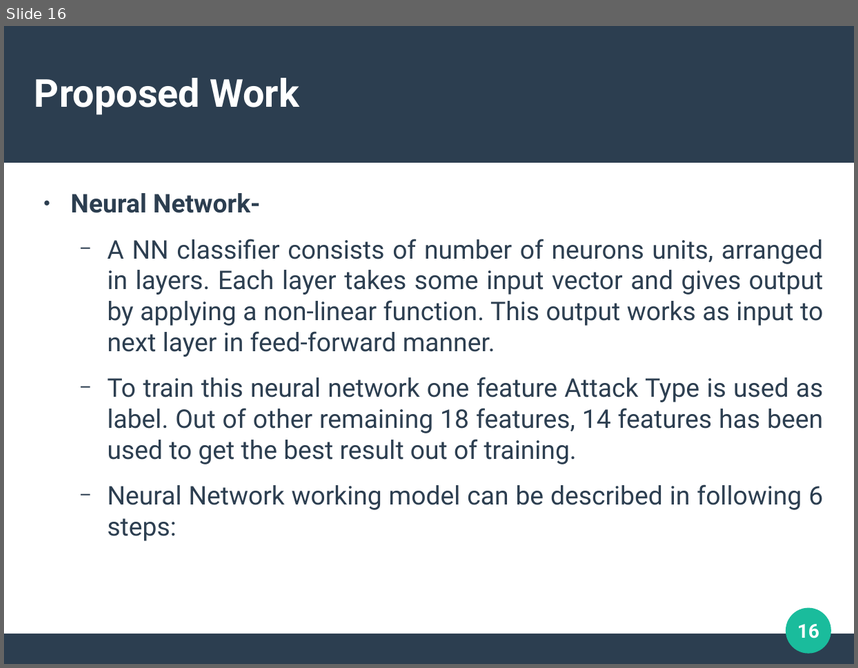
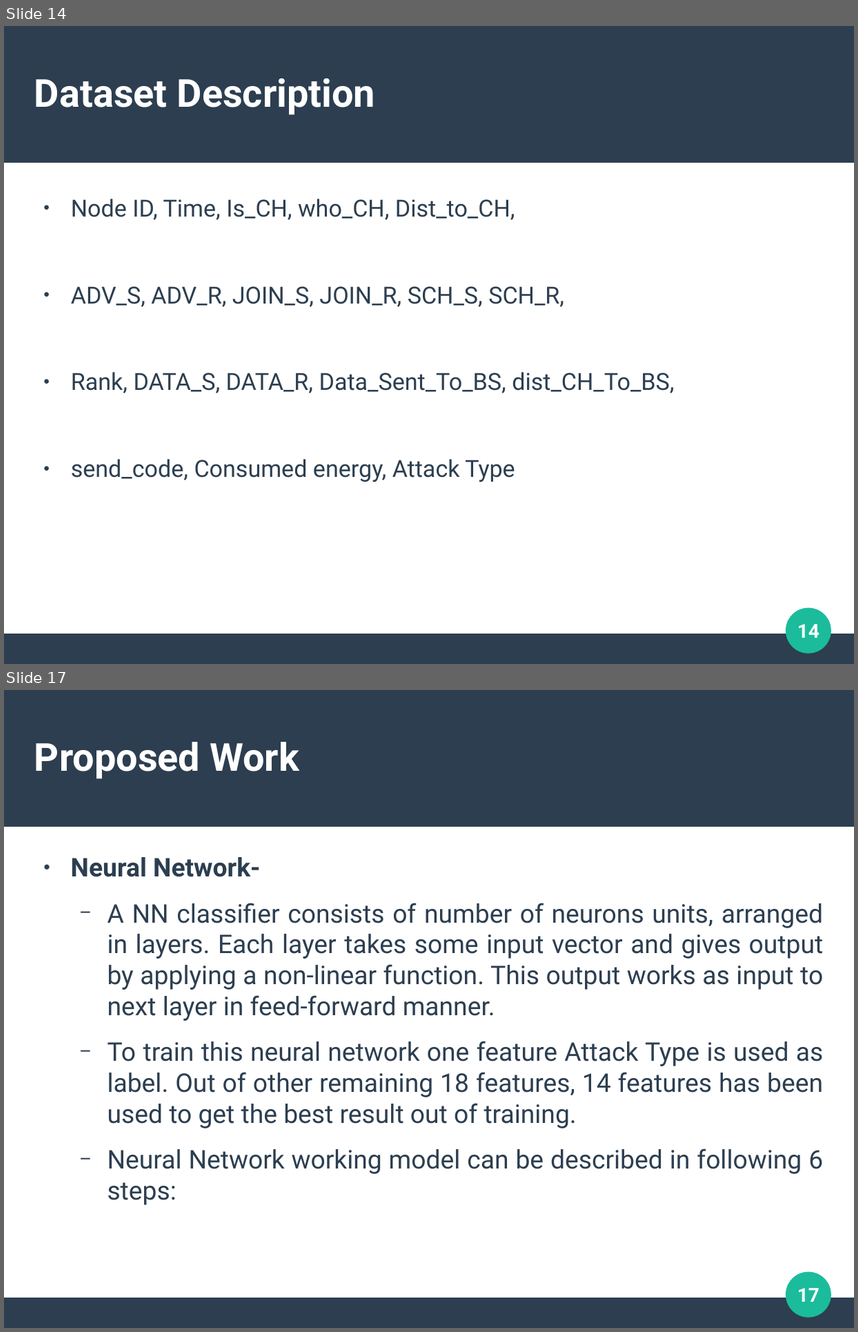
Before and after one commit to mysterious-29/Thesis, a slide deck: PPT/Final.odp. Shown one above the other, each under a label of ours: slide 16 before the commit, slides 14 and 17 after it; the slides between them are not shown. The pictures are 858x668 and 858x1332 pixels, drawn with LibreOffice and Linux fonts; fonts in the diff are those of the drawing. Boxes give left, top, right and bottom in pixels: in the first picture for what was removed or moved away, otherwise in the second. Text is boxed around its words. In the diff, an @@ line names an element or a change of style, - is before the commit and + after.

```diff
--- a/PPT/Final.odp
+++ b/PPT/Final.odp
@@ slide 14 added at (4,26,854,664), background #FFFFFF; not listed: 3 template elements that a slide beside it also shows @@
@@ title added at (34,78,375,115), 36 pt, text #FFFFFF, bold @@
+Dataset Description
@@ text added at (71,198,674,482), 22 pt, text #2C3E50 @@
+● Node ID, Time, Is_CH, who_CH, Dist_to_CH,
+● ADV_S, ADV_R, JOIN_S, JOIN_R, SCH_S, SCH_R,
+● Rank, DATA_S, DATA_R, Data_Sent_To_BS, dist_CH_To_BS,
+● send_code, Consumed energy, Attack Type
@@ page number added at (797,624,820,637), 18 pt, text #FFFFFF, bold @@
+14
@@ what was slide 16 is now slide 17 @@
@@ page number at (797,1288,820,1301): text changed @@
-16
+17
```
Also in this commit, not shown: 7 slides changed, 6 other slides added, 2 slides removed, 3 other files.
